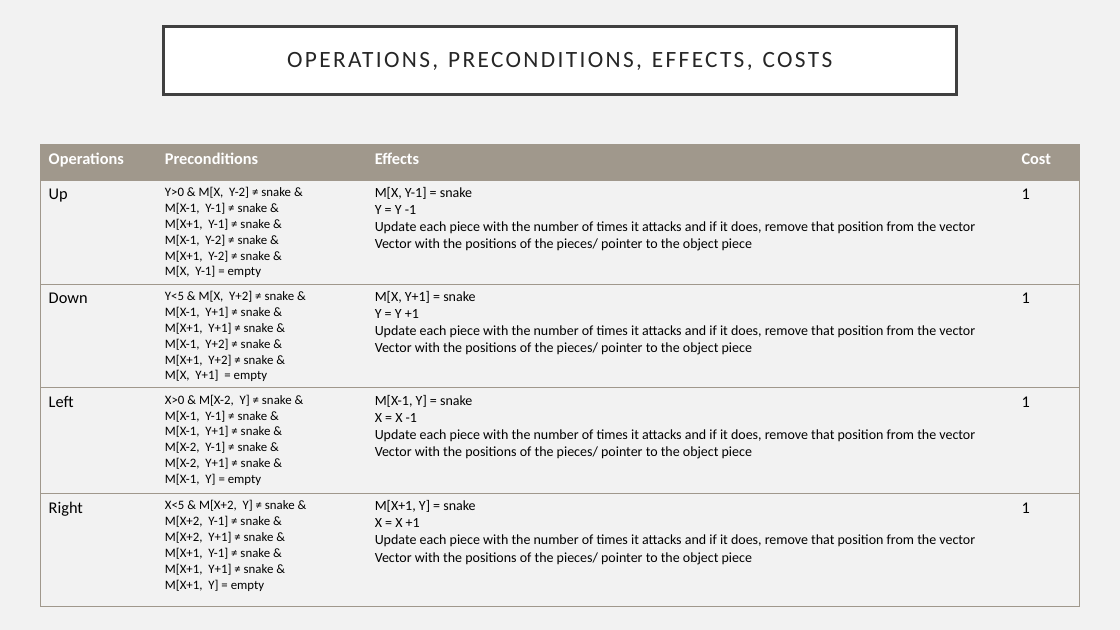
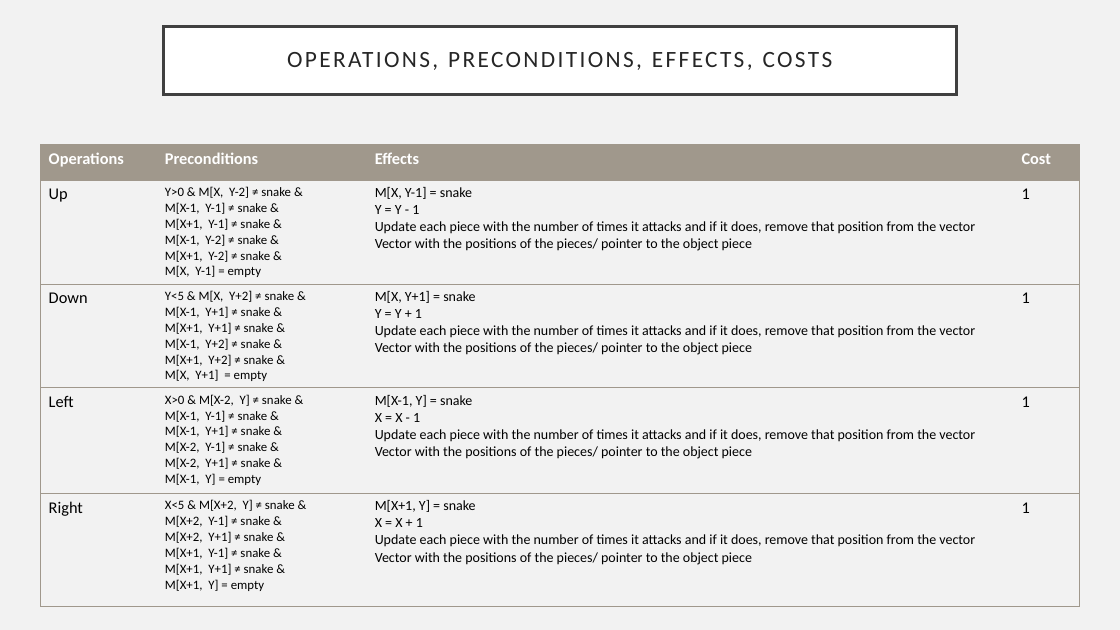
Before and after one commit to MartaMariz/IART-PROJ1, a slide deck: slide 5 of FirstCheckpoint.pptm. Drawn at 1120x630 pixels with LibreOffice and Linux fonts; fonts in the diff are those of the drawing. Boxes give left, top, right and bottom in pixels: in the first picture for what was removed or moved away, otherwise in the second. Text is boxed around its words. In the diff, an @@ line names an element or a change of style, - is before the commit and + after.

```diff
--- a/FirstCheckpoint.pptm
+++ b/FirstCheckpoint.pptm
@@ table at <box>40,145,1080,604</box> @@
-row 2, column 3: M[X, Y-1] = snake / Y = Y -1 / Update each piece with the number of times it attacks and if it does, remove that position from the vector / Vector with the positions of the pieces/ pointer to the object piece
+row 2, column 3: M[X, Y-1] = snake / Y = Y - 1 / Update each piece with the number of times it attacks and if it does, remove that position from the vector / Vector with the positions of the pieces/ pointer to the object piece
-row 3, column 3: M[X, Y+1] = snake / Y = Y +1 / Update each piece with the number of times it attacks and if it does, remove that position from the vector / Vector with the positions of the pieces/ pointer to the object piece
+row 3, column 3: M[X, Y+1] = snake / Y = Y + 1 / Update each piece with the number of times it attacks and if it does, remove that position from the vector / Vector with the positions of the pieces/ pointer to the object piece
-row 4, column 3: M[X-1, Y] = snake / X = X -1 / Update each piece with the number of times it attacks and if it does, remove that position from the vector / Vector with the positions of the pieces/ pointer to the object piece
+row 4, column 3: M[X-1, Y] = snake / X = X - 1 / Update each piece with the number of times it attacks and if it does, remove that position from the vector / Vector with the positions of the pieces/ pointer to the object piece
-row 5, column 3: M[X+1, Y] = snake / X = X +1 / Update each piece with the number of times it attacks and if it does, remove that position from the vector / Vector with the positions of the pieces/ pointer to the object piece
+row 5, column 3: M[X+1, Y] = snake / X = X + 1 / Update each piece with the number of times it attacks and if it does, remove that position from the vector / Vector with the positions of the pieces/ pointer to the object piece
```
Also in this commit, not shown: 3 other slides changed.
